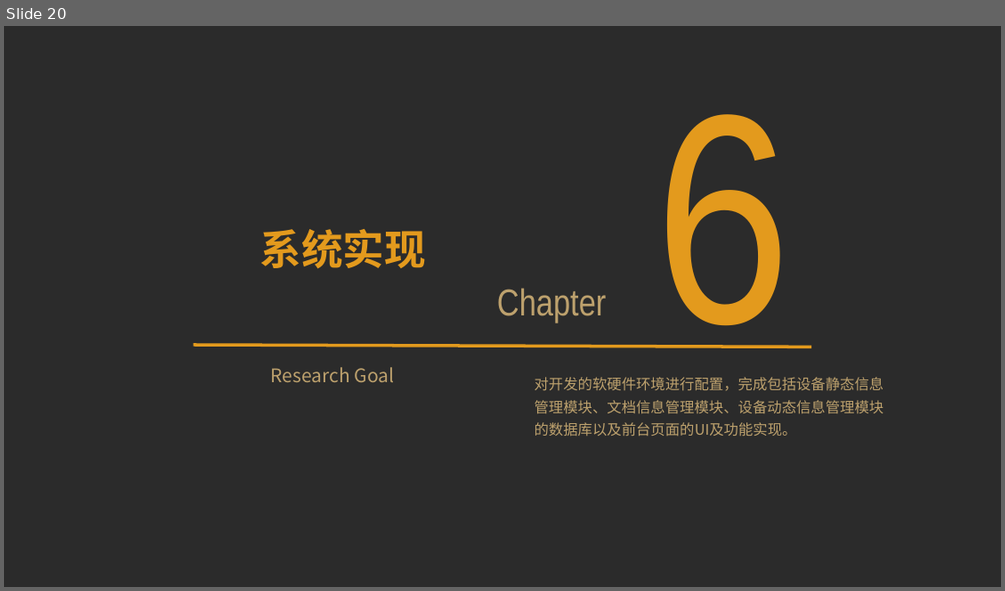
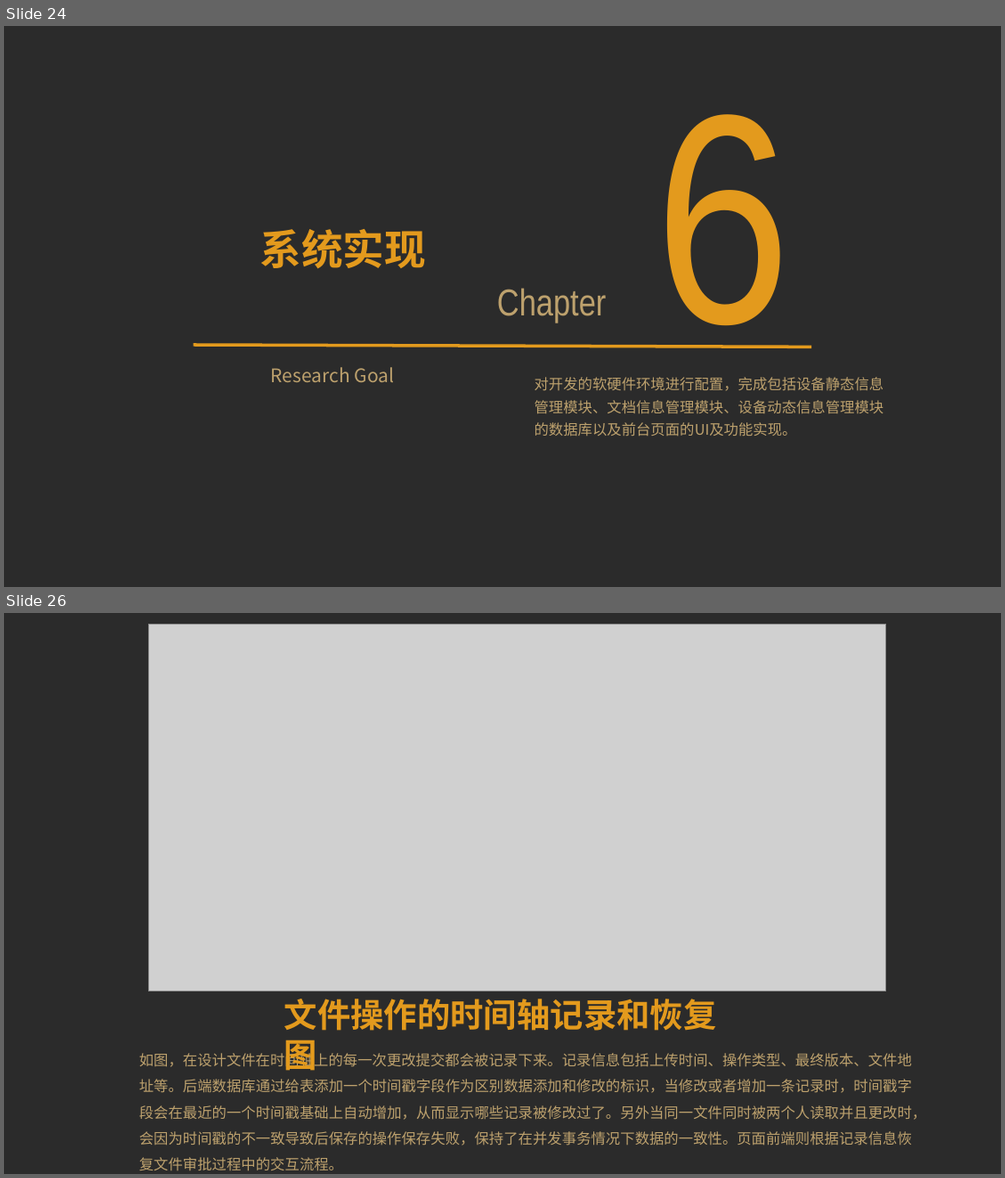
Before and after one commit to zhangly95/thesis-project, a slide deck: 预答辩.pptx. Shown one above the other, each under a label of ours: slide 20 before the commit, slides 24 and 26 after it; the slides between them are not shown. The pictures are 1005x591 and 1005x1178 pixels, drawn with LibreOffice and Linux fonts; fonts in the diff are those of the drawing; grey boxes stand for pictures; background and template pictures are left out; a plain dark background stands for a picture behind light text. Boxes give left, top, right and bottom in pixels: in the first picture for what was removed or moved away, otherwise in the second. Text is boxed around its words. In the diff, an @@ line names an element or a change of style, - is before the commit and + after.

```diff
--- a/预答辩.pptx
+++ b/预答辩.pptx
@@ slide 26 added at (4, 613, 1001, 1174), background picture (left out) @@
@@ picture added at (148, 625, 886, 991) @@
@@ text added at (284, 998, 716, 1030), 32 pt, text #E39A1D, bold @@
+文件操作的时间轴记录和恢复图
@@ text added at (139, 1050, 926, 1171), 14 pt, text #BDA16D @@
+如图，在设计文件在时间轴上的每一次更改提交都会被记录下来。记录信息包括上传时间、操作类型、最终版本、文件地址等。后端数据库通过给表添加一个时间戳字段作为区别数据添加和修改的标识，当修改或者增加一条记录时，时间戳字段会在最近的一个时间戳基础上自动增加，从而显示哪些记录被修改过了。另外当同一文件同时被两个人读取并且更改时，会因为时间戳的不一致导致后保存的操作保存失败，保持了在并发事务情况下数据的一致性。页面前端则根据记录信息恢复文件审批过程中的交互流程。
@@ what was slide 20 is now slide 24 @@
```
Also in this commit, not shown: 3 slides changed, 7 other slides added.
